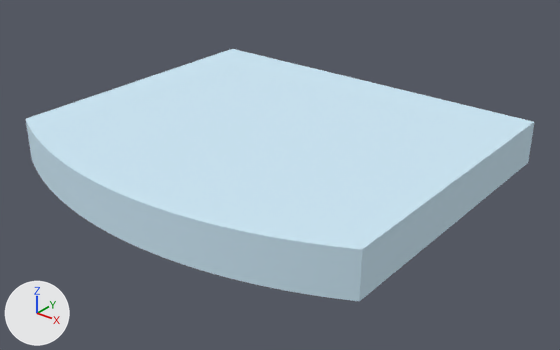
Two versions of the FBX model Unity Project/Giroux-CAP6117-SANC - crown/Assets/Models/LOD Headstones/PC-67-F.fbx, one commit apart.
Before and after are seen from a 50 mm lens placed at (1.029, -1.635, 0.709), pointed at (0.046, -0.407, -0.053). Lighting does not change. The marker at lower left points along +X, +Y and +Z. The first picture is the older version. Objects named as collision shapes, trigger or cutter boxes, shadow casters or lower levels of detail are left out. Where no turn or scale is listed for an object, it has been applied to the vertices.

Names of what the first picture shows: 'PC-67-F_LOD0'.
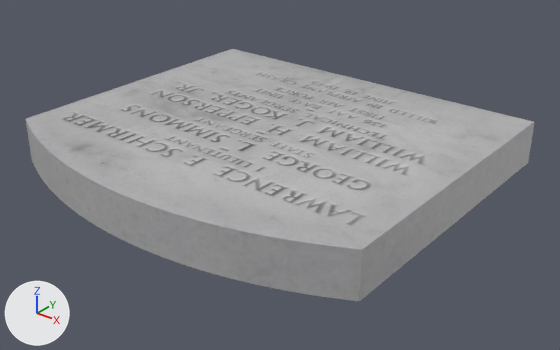
The change, as a list of edits to the scene's bpy script:
```text
Add img_c_67_f_png:
    img_c_67_f_png = load_image('C-67-F.png', '../../Materials/LOD Headstone Mats/C-67-F.png', 1024, 1024, 'sRGB')
Add mat_standardsurface1:
    mat_standardsurface1 = principled_material('standardSurface1')
    mat_standardsurface1.texture = img_c_67_f_png
Change me_mesh0:
    where me_mesh0.from_pydata(...)  # 96 vertices, 188 faces; spans x -0.457..0.457, y -0.821..0.0, z -0.051..0.051
    remove me_mesh0.materials.append(mat_0_615686_0_811765_0_929412_0_000000_0_000000)  # blue #cee9f7
    add me_mesh0.materials.append(mat_standardsurface1)  # picture img_c_67_f_png
```

Boxes [x1, y1, x2, y2] around the edits, measured in the pictures (560 x 350 px):
'PC-67-F_LOD0', recoloured (blue to grey)
    both: [26, 49, 534, 301]
